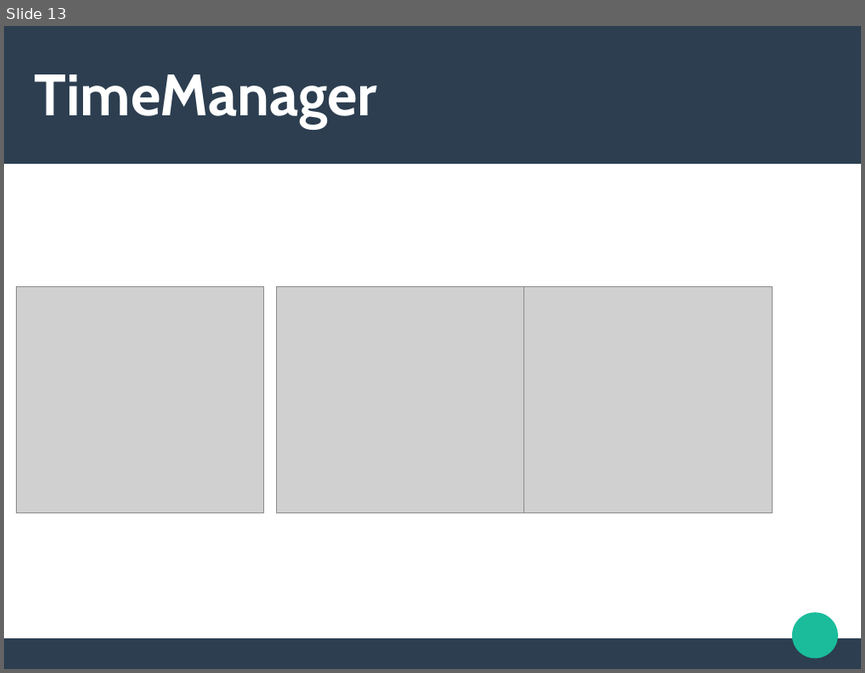
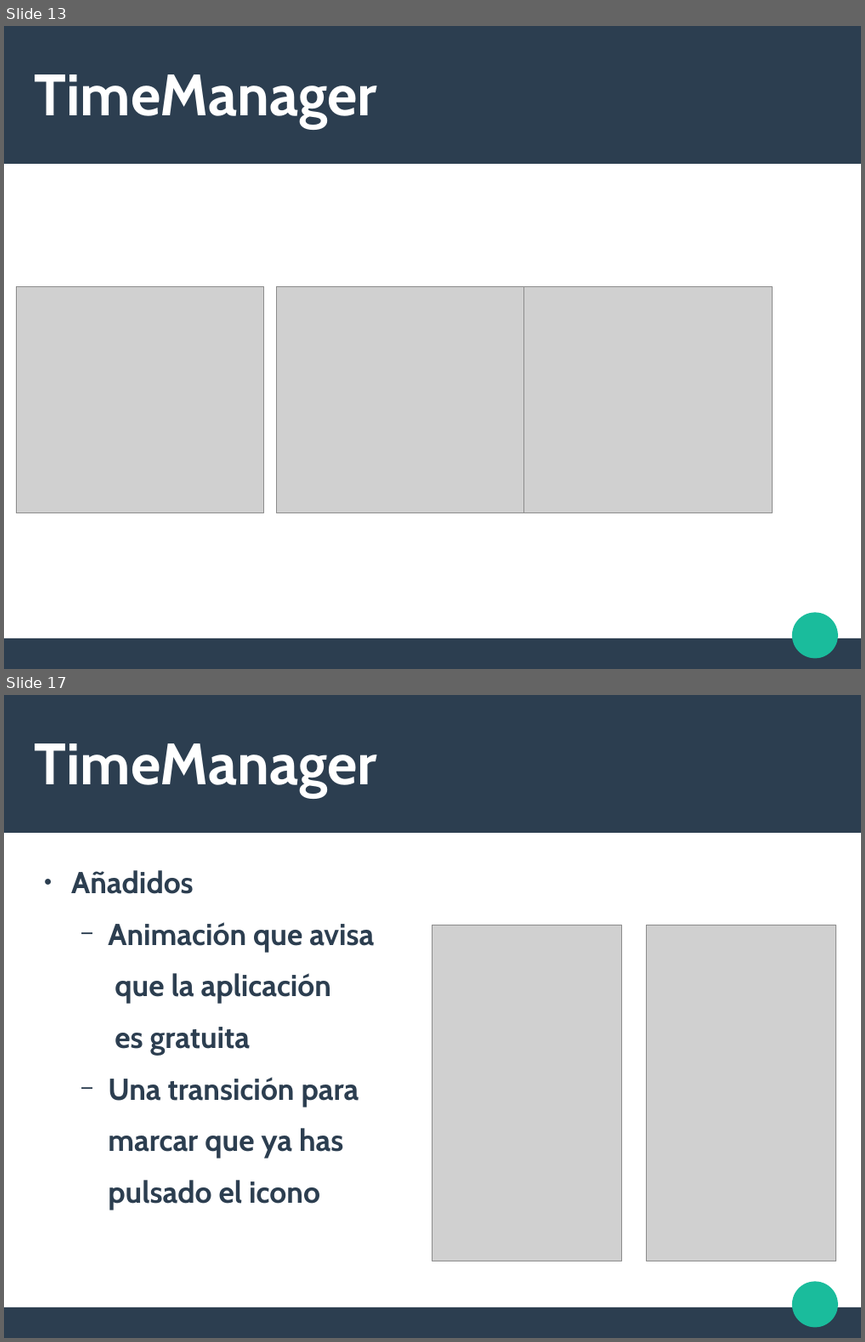
Before and after one commit to wildVeli/PMDTimeApp, a slide deck: Documents/Power.odp. Shown one above the other, each under a label of ours: slide 13 before the commit, slides 13 and 17 after it; the slides between them are not shown. The pictures are 865x673 and 865x1342 pixels, drawn with LibreOffice and Linux fonts; fonts in the diff are those of the drawing; grey boxes stand for pictures. Boxes give left, top, right and bottom in pixels: in the first picture for what was removed or moved away, otherwise in the second. Text is boxed around its words. In the diff, an @@ line names an element or a change of style, - is before the commit and + after.

```diff
--- a/Documents/Power.odp
+++ b/Documents/Power.odp
@@ slide 17 added at [4, 695, 861, 1338], background #FFFFFF; not listed: 3 template elements that a slide beside it also shows @@
@@ title added at [35, 743, 377, 797], 54 pt, text #FFFFFF, bold @@
+TimeManager
@@ text added at [71, 870, 374, 1209], 28 pt, text #2C3E50, bold @@
+● Añadidos
+  − Animación que avisa
+  que la aplicación
+  es gratuita
+  − Una transición para
+  marcar que ya has
+  pulsado el icono
@@ picture added at [432, 925, 622, 1261] @@
@@ picture added at [647, 925, 837, 1261] @@
```
Also in this commit, not shown: 3 other slides added, 8 other files.
